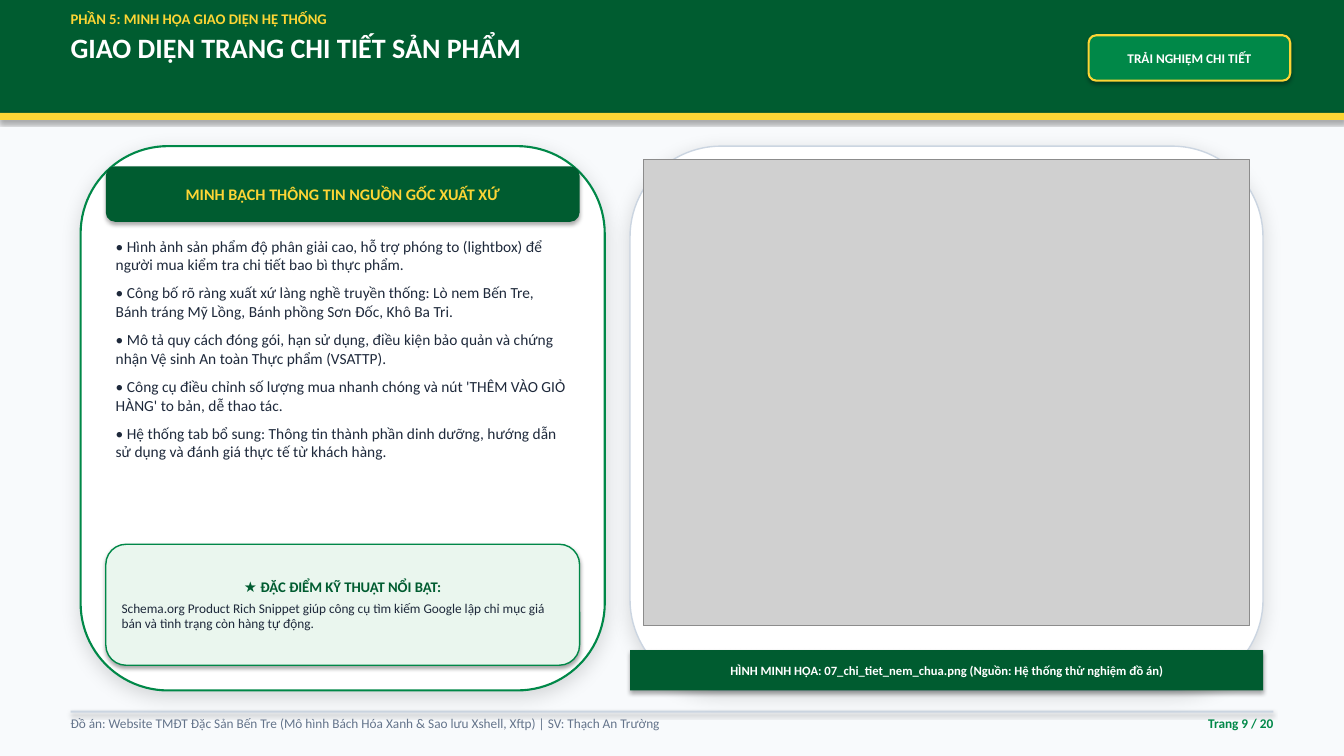
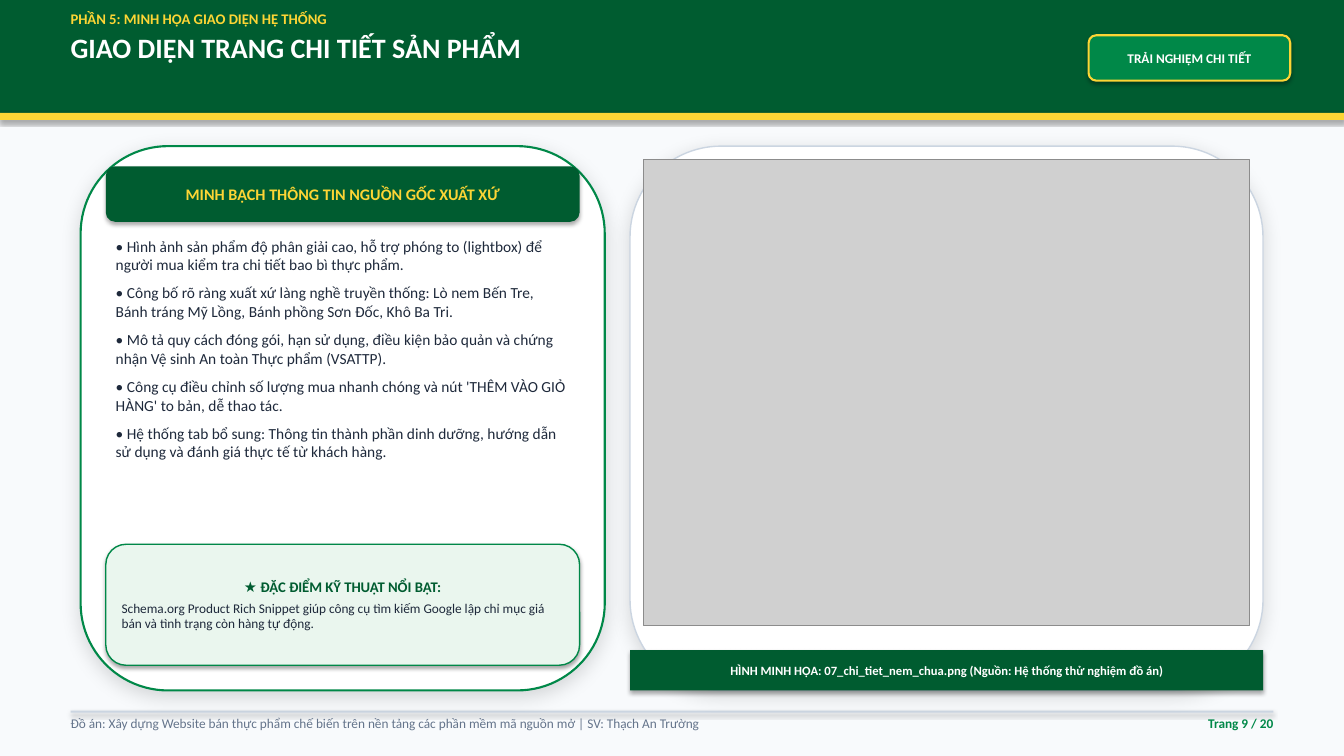
Before and after one commit to truongta150500/cn-dx23tt11-thachantruong-dacsanbentre-manguonmo, a slide deck: slide 9 of thesis/abs/SLIDE_THUYET_TRINH_DO_AN.pptx. Drawn at 1344x756 pixels with LibreOffice and Linux fonts; fonts in the diff are those of the drawing; grey boxes stand for pictures. Boxes give left, top, right and bottom in pixels: in the first picture for what was removed or moved away, otherwise in the second. Text is boxed around its words. In the diff, an @@ line names an element or a change of style, - is before the commit and + after.

Commit message:
docs: Cap nhat tieu de do an thanh: Xay dung Website ban thuc pham che bien tren nen tang cac phan mem ma nguon mo

```diff
--- a/thesis/abs/SLIDE_THUYET_TRINH_DO_AN.pptx
+++ b/thesis/abs/SLIDE_THUYET_TRINH_DO_AN.pptx
@@ text at [71,718,699,730]: text changed @@
-Đồ án: Website TMĐT Đặc Sản Bến Tre (Mô hình Bách Hóa Xanh & Sao lưu Xshell, Xftp) | SV: Thạch An Trường
+Đồ án: Xây dựng Website bán thực phẩm chế biến trên nền tảng các phần mềm mã nguồn mở | SV: Thạch An Trường
```
Also in this commit, not shown: 18 other slides changed, 13 other files.
